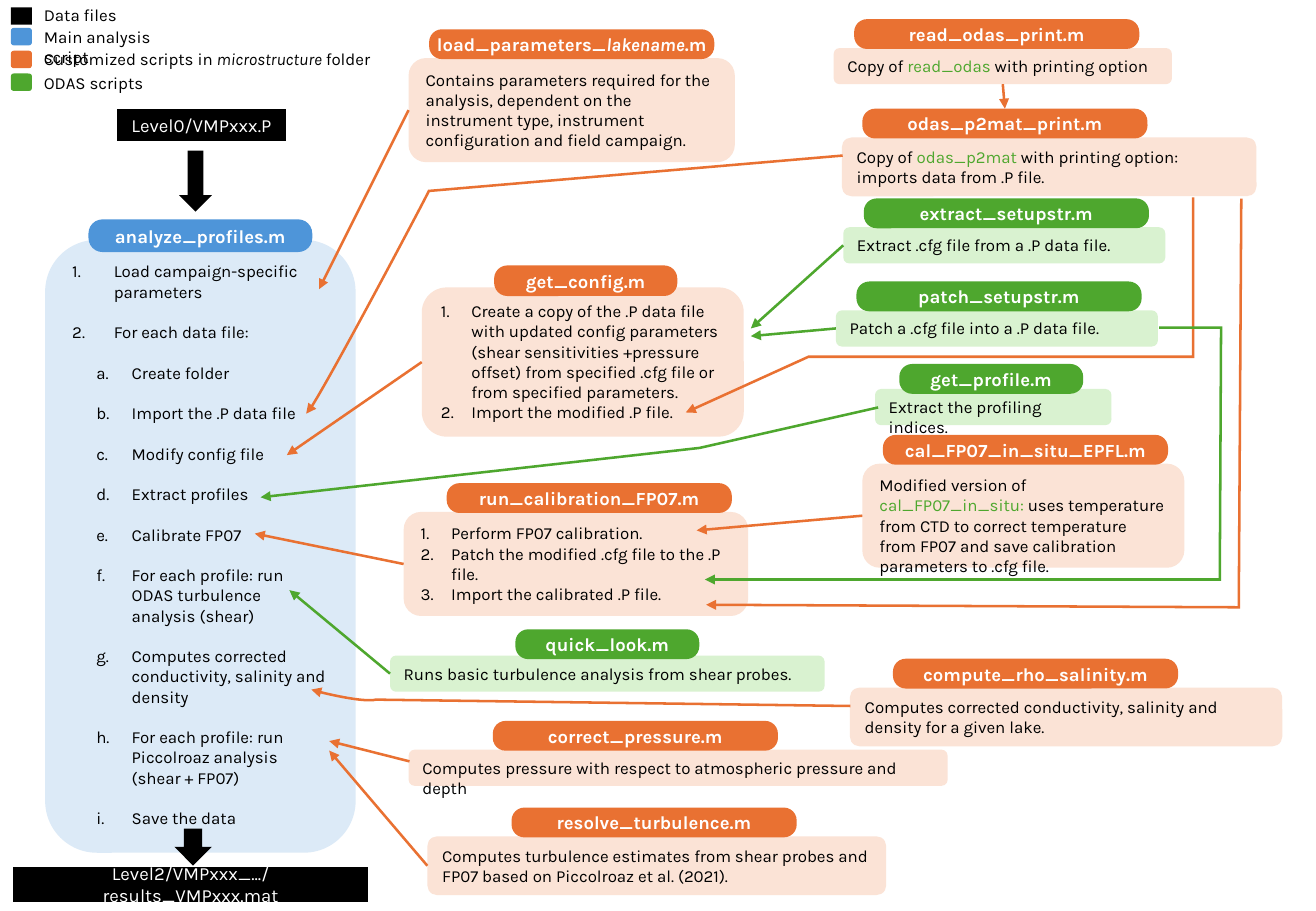
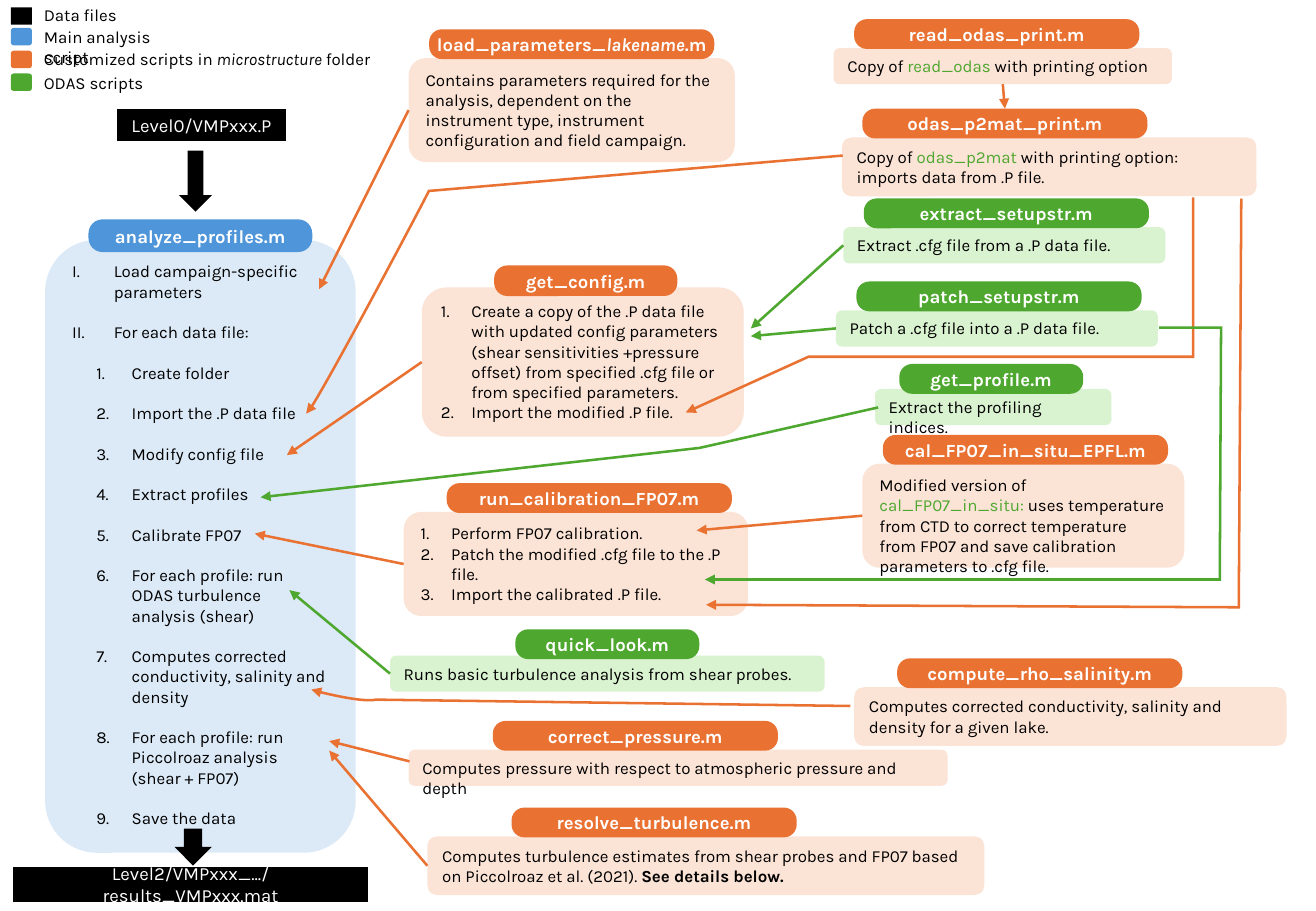
Before and after one commit to tdoda/turbulence_methods, a slide deck: slide 1 of notes/microstructure_profiler_scripts.pptx. Drawn at 1316x911 pixels with LibreOffice and Linux fonts; fonts in the diff are those of the drawing. Boxes give left, top, right and bottom in pixels: in the first picture for what was removed or moved away, otherwise in the second. Text is boxed around its words. In the diff, an @@ line names an element or a change of style, - is before the commit and + after.

```diff
--- a/notes/microstructure_profiler_scripts.pptx
+++ b/notes/microstructure_profiler_scripts.pptx
@@ rounded rectangle "Load campaign-specific parameters" at (x1=45, y1=239, x2=356, y2=853): bullet 1. to I.; bullet a. to 1. @@
@@ rounded rectangle "compute_rho_salinity.m" moved from (x1=893, y1=659, x2=1179, y2=689) to (x1=898, y1=659, x2=1184, y2=689) @@
@@ rounded rectangle "Computes corrected conductivity, salinity and ..." moved from (x1=851, y1=688, x2=1283, y2=746) to (x1=854, y1=688, x2=1287, y2=746) @@
@@ rounded rectangle "Computes turbulence estimates from shear ..." resized from (x1=428, y1=837, x2=887, y2=896) to (x1=428, y1=837, x2=985, y2=896) @@
@@ text in rounded rectangle at (x1=442, y1=850, x2=959, y2=884): text changed @@
-Computes turbulence estimates from shear probes and FP07 based on Piccolroaz et al. (2021).
+Computes turbulence estimates from shear probes and FP07 based on Piccolroaz et al. (2021). See details below.
```
Also in this commit, not shown: 3 slides added, 1 slide removed, 1 other file.
